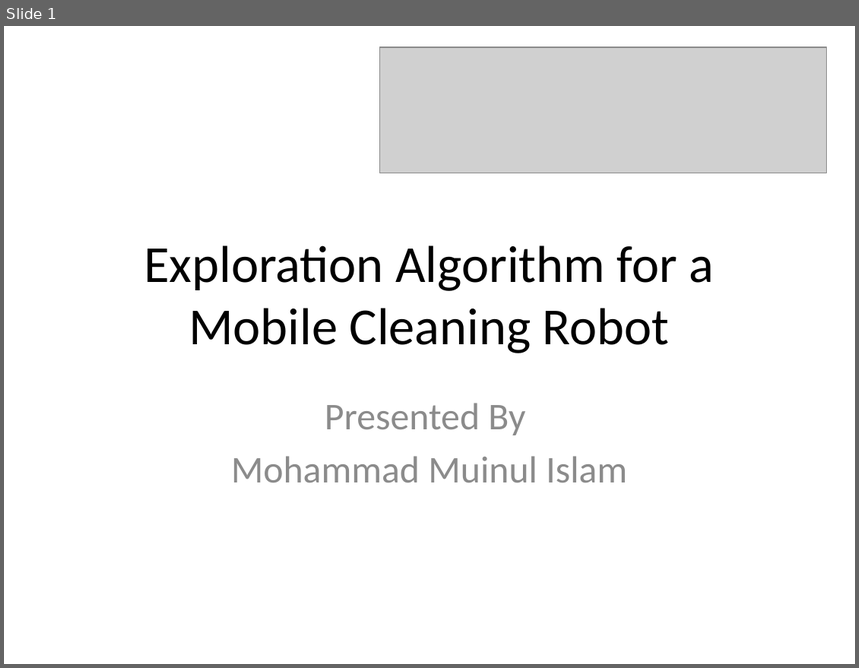
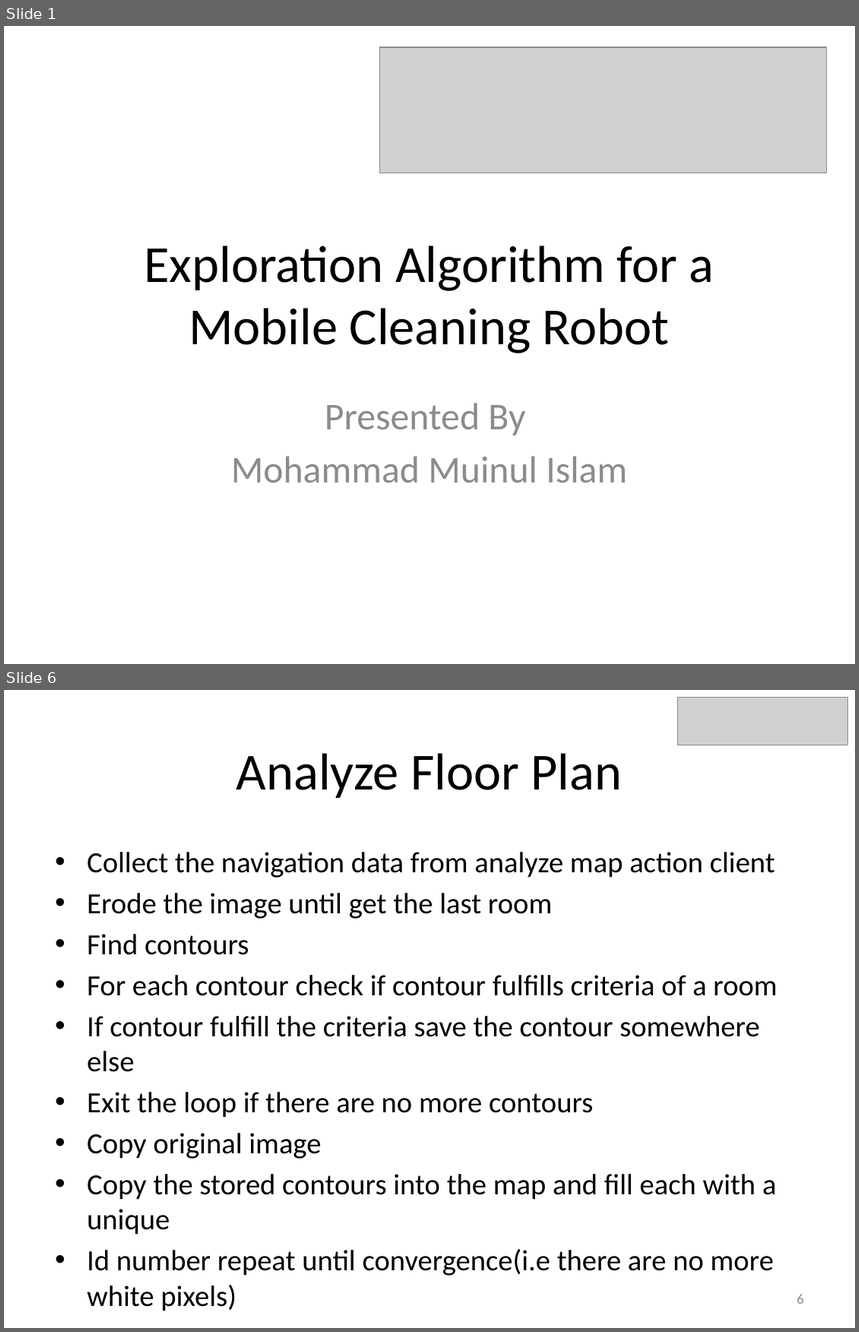
Before and after one commit to Muin/Exploration_Algorithm_results, a slide deck: Presentation/Presentation_Slide.pptx. Shown one above the other, each under a label of ours: slide 1 before the commit, slides 1 and 6 after it; the slides between them are not shown. The pictures are 859x668 and 859x1332 pixels, drawn with LibreOffice and Linux fonts; fonts in the diff are those of the drawing; grey boxes stand for pictures. Boxes give left, top, right and bottom in pixels: in the first picture for what was removed or moved away, otherwise in the second. Text is boxed around its words. In the diff, an @@ line names an element or a change of style, - is before the commit and + after.

```diff
--- a/Presentation/Presentation_Slide.pptx
+++ b/Presentation/Presentation_Slide.pptx
@@ slide 6 added at [4,690,855,1328], background #FFFFFF @@
@@ picture added at [678,697,848,745] @@
@@ title added at [237,753,623,798], 44 pt, text #000000 @@
+Analyze Floor Plan
@@ text added at [87,852,777,1276], 24.8 pt, text #000000 @@
+• Collect the navigation data from analyze map action client
+• Erode the image until get the last room
+• Find contours
+• For each contour check if contour fulfills criteria of a room
+• If contour fulfill the criteria save the contour somewhere else
+• Exit the loop if there are no more contours
+• Copy original image
+• Copy the stored contours into the map and fill each with a unique
+• Id number repeat until convergence(i.e there are no more white pixels)
@@ page number added at [797,1294,804,1304], 12 pt, text #8C8C8C @@
+6
```
Also in this commit, not shown: 12 slides changed, 9 other slides added, 8 slides removed.
